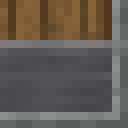
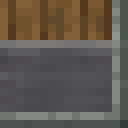
Comparing the layer stacks of the two w=128, h=128 images. Changes:
added layer "Calque copié #2" above "Calque copié #1" over (0, 40, 112, 112)
added layer "Calque copié #1" above "Calque copié" over (0, 0, 128, 128)
hid "Calque copié" over (0, 40, 112, 112)
hid "monitor_normal_41.png" over (0, 0, 128, 128)
